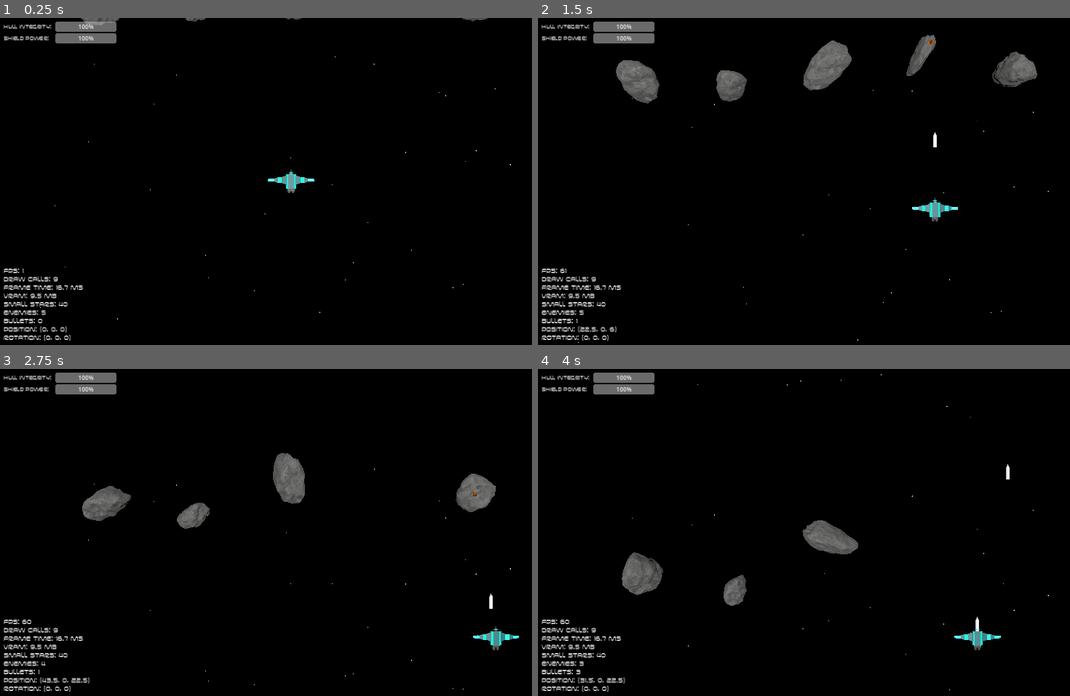
Above: before the commit, frames 1-4 (two rows, left to right).
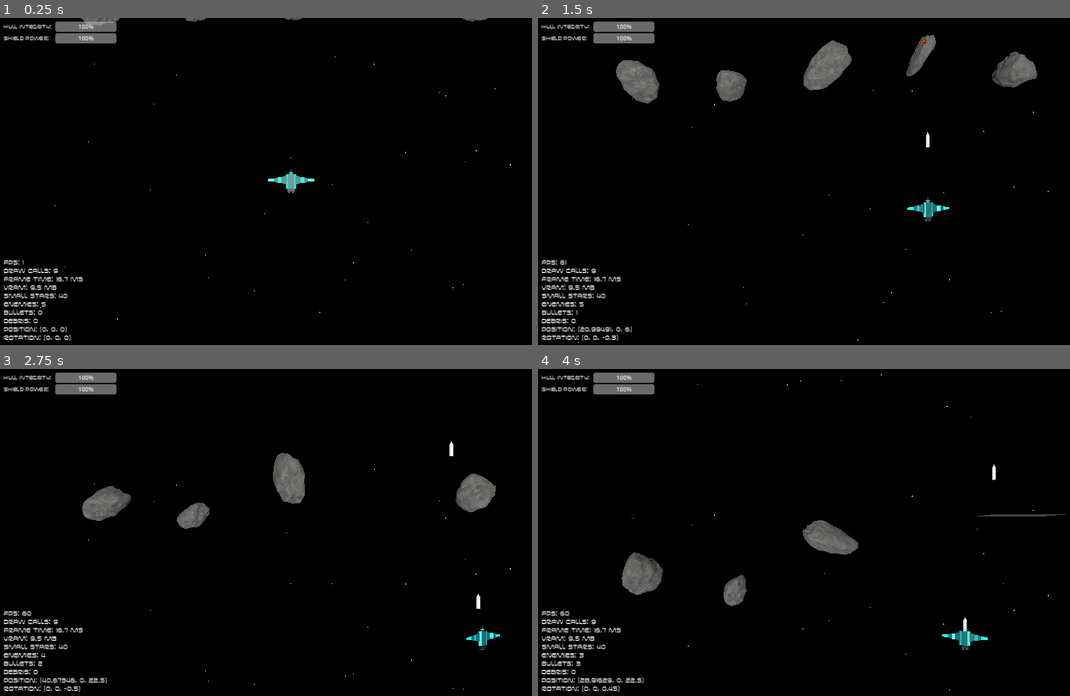
Above: after the commit, the same moments.

Repository: ccozad/space-shooter-godot-4
Game: Godot game, scene res://main.tscn
Same seed, same stepped clock (60 frames per second), same inputs: the game is played once before the commit and once after it.
Inputs (mouse positions are in pixels of both pictures, inside the frame that each line leads up to):
- Up to frame 1 (0.25 s): no input
- Up to frame 2 (1.5 s): move the mouse to (958, 165) at 0.52 s; press the mouse at (958, 165) at 0.53 s; hold D (move_right) 0.53-1.28 s; move the mouse to (713, 197) at 1.27 s; release the mouse at (713, 197) at 1.28 s; hold S (move_down) from 1.28 s (still down); click (713, 197) at 1.35 s
- Up to frame 3 (2.75 s): move the mouse to (351, 460) at 2.02 s; release S (move_down) at 2.03 s; press the mouse at (351, 460) at 2.03 s; hold D (move_right) from 2.03 s (still down)
- Up to frame 4 (4 s): move the mouse to (798, 597) at 2.77 s; release D (move_right) at 2.78 s; release the mouse at (798, 597) at 2.78 s; hold Shift (accelerate, bound only after the commit) 2.78-3.53 s; click (798, 597) at 2.85 s; move the mouse to (1006, 581) at 3.52 s; press the mouse at (1006, 581) at 3.53 s; hold A (move_left) from 3.53 s (still down)

The runs differ from the first frame. In frame 1, 0.8% of the frame differs, in the area x 0-97%, y 0-94%; in frame 2, 1.4%; in frame 3, 1.4%; in frame 4, 1.5%, in the area x 0-100%, y 1-99%.

Commit message:
tilt, acceleration, explode into debris

Diff:
--- a/autoload/game_manager.gd
+++ b/autoload/game_manager.gd
@@ -54,6 +54,18 @@
 			small_star.queue_free()
 			spawn_star(root_node, true)
 
+func process_debris(delta):
+	for mesh in get_tree().get_nodes_in_group("debris"):
+		mesh.global_translate(mesh.get_meta("vector") * delta * 10)
+		mesh.rotate(Vector3(1,0,0), mesh.get_meta("rotation").x * delta)
+		mesh.rotate(Vector3(0,1,0), mesh.get_meta("rotation").y * delta)
+		mesh.rotate(Vector3(0,0,1), mesh.get_meta("rotation").z * delta)
+		var time_left = mesh.get_meta("timer") - delta
+		if time_left <= 0 or not is_in_boundary(mesh):
+			mesh.queue_free()
+		else:
+			mesh.set_meta("timer", time_left)
+
 func spawn_asteroids(root_node):
 	for i in 5:
 		var spawn = {
@@ -85,7 +97,23 @@
 		speed)
 	root_node.add_child(explosion)
 	SoundManager.explode()
+	if source_node.is_in_group("modules"):
+		for module in Utils.get_all_children(source_node):
+			if module is MeshInstance3D:
+				create_debris_from_module(root_node, module, source_node.scale)
 	source_node.queue_free()
+
+func create_debris_from_module(root_node, module, scale):
+	var debris = module.duplicate()
+	debris.add_to_group("debris")
+	debris.set_layer_mask_value(1, false)
+	debris.set_layer_mask_value(10, true)
+	debris.set_meta("vector", Vector3(randf_range(-1, 1.0), randf_range(-1, 1.0), randf_range(-1, 1.0)))
+	debris.set_meta("rotation", Vector3(randf_range(-1, 1.0), randf_range(-1, 1.0), randf_range(-1, 1.0)))
+	debris.set_meta("timer", 10.0)
+	debris.scale_object_local(scale)
+	debris.position = module.global_transform.origin
+	root_node.add_child(debris)
 
 func create_hit_effect(root_node, enemy, bullet):
 	var hit_effect = HIT_EFFECT.instantiate()
--- a/autoload/utils.gd
+++ b/autoload/utils.gd
@@ -7,3 +7,9 @@
 	return Vector3(randf_range(from, to),
 		randf_range(from, to),
 		randf_range(from, to))
+
+func get_all_children(in_node, array = []):
+	array.push_back(in_node)
+	for child in in_node.get_children():
+		array = get_all_children(child, array)
+	return array
--- a/main.gd
+++ b/main.gd
@@ -25,6 +25,7 @@
 # Called every frame. 'delta' is the elapsed time since the previous frame.
 func _process(delta: float) -> void:
 	GameManager.process_background(self, delta)
+	GameManager.process_debris(delta)
 	if Input.is_action_pressed("shoot_primary") and fire_cooldown <= 0:
 		fire_bullet()
 	fire_cooldown -= delta
@@ -35,7 +36,7 @@
 		GameManager.fire_player_weapon(self)
 
 func _on_player_destroyed():
-	ship_1.queue_free()
+	GameManager.create_explosion(self, ship_1, 30, 30)
 
 func _on_enemy_destroyed(enemy):
 	GameManager.create_explosion(self, enemy, 15, 15)
--- a/main.tscn
+++ b/main.tscn
@@ -14,6 +14,11 @@
 
 [node name="DirectionalLight3D" type="DirectionalLight3D" parent="."]
 transform = Transform3D(1, -6.97574e-16, -1.5246e-23, -1.5246e-23, -4.37114e-08, 1, -6.97574e-16, -1, -4.37114e-08, 2.08165e-12, 25, 2.08165e-12)
+light_cull_mask = 4294966783
+
+[node name="DebrisLight3D" type="DirectionalLight3D" parent="."]
+light_color = Color(0.466181, 0.466181, 0.466181, 1)
+light_cull_mask = 4294966784
 
 [node name="Camera3D" type="Camera3D" parent="."]
 transform = Transform3D(1, -6.97574e-16, -1.5246e-23, -1.5246e-23, -4.37114e-08, 1, -6.97574e-16, -1, -4.37114e-08, 2.08165e-12, 130, 2.08165e-12)
--- a/project.godot
+++ b/project.godot
@@ -42,6 +42,7 @@
 small_star=""
 enemy=""
 bullet=""
+modules=""
 
 [input]
 
@@ -74,6 +75,11 @@
 "events": [Object(InputEventMouseButton,"resource_local_to_scene":false,"resource_name":"","device":-1,"window_id":0,"a …(253 unchanged characters)…
 ]
 }
+accelerate={
+"deadzone": 0.5,
+"events": [Object(InputEventKey,"resource_local_to_scene":false,"resource_name":"","device":0,"window_id":0,"alt_pressed":false,"shift_pressed":false,"ctrl_pressed":false,"meta_pressed":false,"pressed":false,"keycode":0,"physical_keycode":4194325,"key_label":0,"unicode":0,"location":0,"echo":false,"script":null)
+]
+}
 
 [layer_names]
 
--- a/scenes/debug.gd
+++ b/scenes/debug.gd
@@ -8,6 +8,7 @@
 var small_star_count = 0
 var enemy_count = 0
 var bullet_count = 0
+var debris_count = 0
 var player
 var data
 
@@ -27,13 +28,15 @@
 		small_star_count = get_tree().get_nodes_in_group("small_star").size()
 		enemy_count = get_tree().get_nodes_in_group("enemy").size()
 		bullet_count = get_tree().get_nodes_in_group("bullet").size()
+		debris_count = get_tree().get_nodes_in_group("debris").size()
 		data = "FPS: " + str(FPS) + "\n" + \
 		"Draw calls: " + str(draw_calls) + "\n" + \
 		"Frame time: " + "%0.1f" % (frame_time * 1000) + " ms\n" + \
 		"VRAM: " + "%0.1f" % VRAM + " MB\n" + \
 		"Small stars: " + str(small_star_count) + "\n" + \
 		"Enemies: " + str(enemy_count) + "\n" + \
-		"Bullets: " + str(bullet_count) + "\n"
+		"Bullets: " + str(bullet_count) + "\n" + \
+		"Debris: " + str(debris_count) + "\n"
 		if Utils.is_valid_node(player):
 			data += "Position: " + str(player.global_position) + "\n" + \
 			"Rotation: " + str(player.rotation)
--- a/scenes/ship_1.gd
+++ b/scenes/ship_1.gd
@@ -3,8 +3,13 @@
 @onready var weapons_node: Node3D = $Weapons
 
 var weapons = []
+var tilt = 0.0
+var tilt_direction = 0.0
+var shift_pressed = false
+
 const SPEED = 30.0
-
+const FAST_SPEED = 80
+const MAX_TILT = 0.5
 signal player_destroyed()
 
 func init():
@@ -13,18 +18,46 @@
 			weapon.active = true
 		weapons.append(weapon)
 
+func _input(event):
+	shift_pressed = true if Input.is_action_pressed("accelerate") else false
+
 func _physics_process(delta: float) -> void:
 	# Get the input direction and handle the movement/deceleration.
 	# As good practice, you should replace UI actions with custom gameplay actions.
+	var speed = FAST_SPEED if shift_pressed else SPEED
 	var input_dir := Input.get_vector("move_left", "move_right", "move_up", "move_down")
 	var direction := (transform.basis * Vector3(input_dir.x, 0, input_dir.y)).normalized()
 	if direction:
-		velocity.x = direction.x * SPEED
-		velocity.z = direction.z * SPEED
+		velocity.x = direction.x * speed
+		velocity.z = direction.z * speed
 	else:
-		velocity.x = move_toward(velocity.x, 0, SPEED)
-		velocity.z = move_toward(velocity.z, 0, SPEED)
+		velocity.x = move_toward(velocity.x, 0, speed)
+		velocity.z = move_toward(velocity.z, 0, speed)
 
+	if velocity.x > 0:
+		tilt_direction = 1.0
+	elif velocity.x < 0:
+		tilt_direction = -1.0
+	else:
+		if tilt > 0:
+			tilt_direction = -1.0
+		elif tilt < 0:
+			tilt_direction = 1.0
+		else:
+			tilt_direction = 0
+
+	var saved_tilt = tilt
+	tilt += tilt_direction * delta
+
+	if saved_tilt > 0 and tilt < 0 or saved_tilt < 0 and tilt > 0:
+		tilt = 0
+		tilt_direction = 0
+
+	if tilt > -MAX_TILT and tilt < MAX_TILT:
+		rotation.z = -tilt
+
+	else:
+		tilt = clamp(tilt, -MAX_TILT, MAX_TILT)
 	move_and_slide()
 
 
--- a/scenes/ship_1.tscn
+++ b/scenes/ship_1.tscn
@@ -179,8 +179,9 @@
 [sub_resource type="BoxShape3D" id="BoxShape3D_5wasy"]
 size = Vector3(7.48196, 1, 4.79758)
 
-[node name="ship_1" type="CharacterBody3D"]
+[node name="ship_1" type="CharacterBody3D" groups=["modules"]]
 collision_mask = 16
+axis_lock_linear_y = true
 script = ExtResource("1_c3726")
 
 [node name="Body" type="MeshInstance3D" parent="."]
